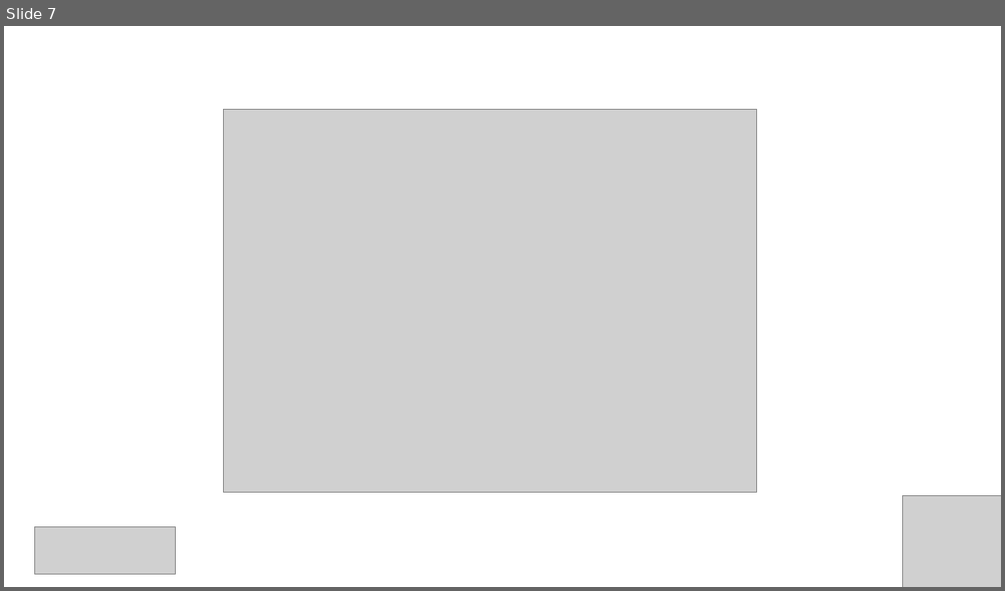
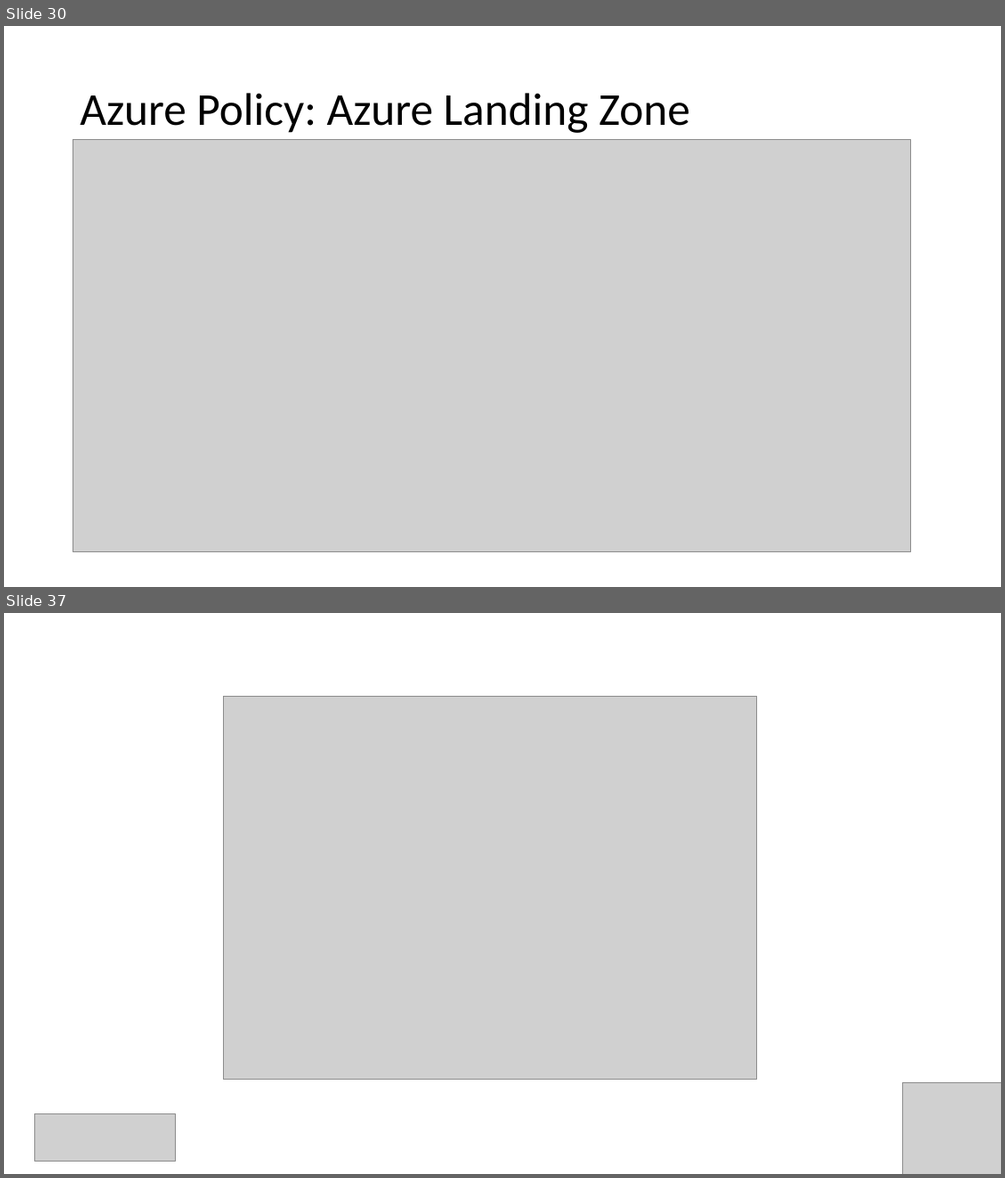
Before and after one commit to Infrastructure-AsCode/azure-policy-101, a slide deck: slides/workling-with-azure-policies.pptx. Shown one above the other, each under a label of ours: slide 7 before the commit, slides 30 and 37 after it; the slides between them are not shown. The pictures are 1005x591 and 1005x1178 pixels, drawn with LibreOffice and Linux fonts; fonts in the diff are those of the drawing; grey boxes stand for pictures. Boxes give left, top, right and bottom in pixels: in the first picture for what was removed or moved away, otherwise in the second. Text is boxed around its words. In the diff, an @@ line names an element or a change of style, - is before the commit and + after.

```diff
--- a/slides/workling-with-azure-policies.pptx
+++ b/slides/workling-with-azure-policies.pptx
@@ slide 30 added at box(4, 26, 1001, 587), background #FFFFFF @@
@@ title added at box(80, 93, 690, 133), 44 pt, text #000000 @@
+Azure Policy: Azure Landing Zone
@@ picture added at box(73, 140, 911, 552) @@
@@ what was slide 7 is now slide 37 @@
```
Also in this commit, not shown: 29 other slides added.
